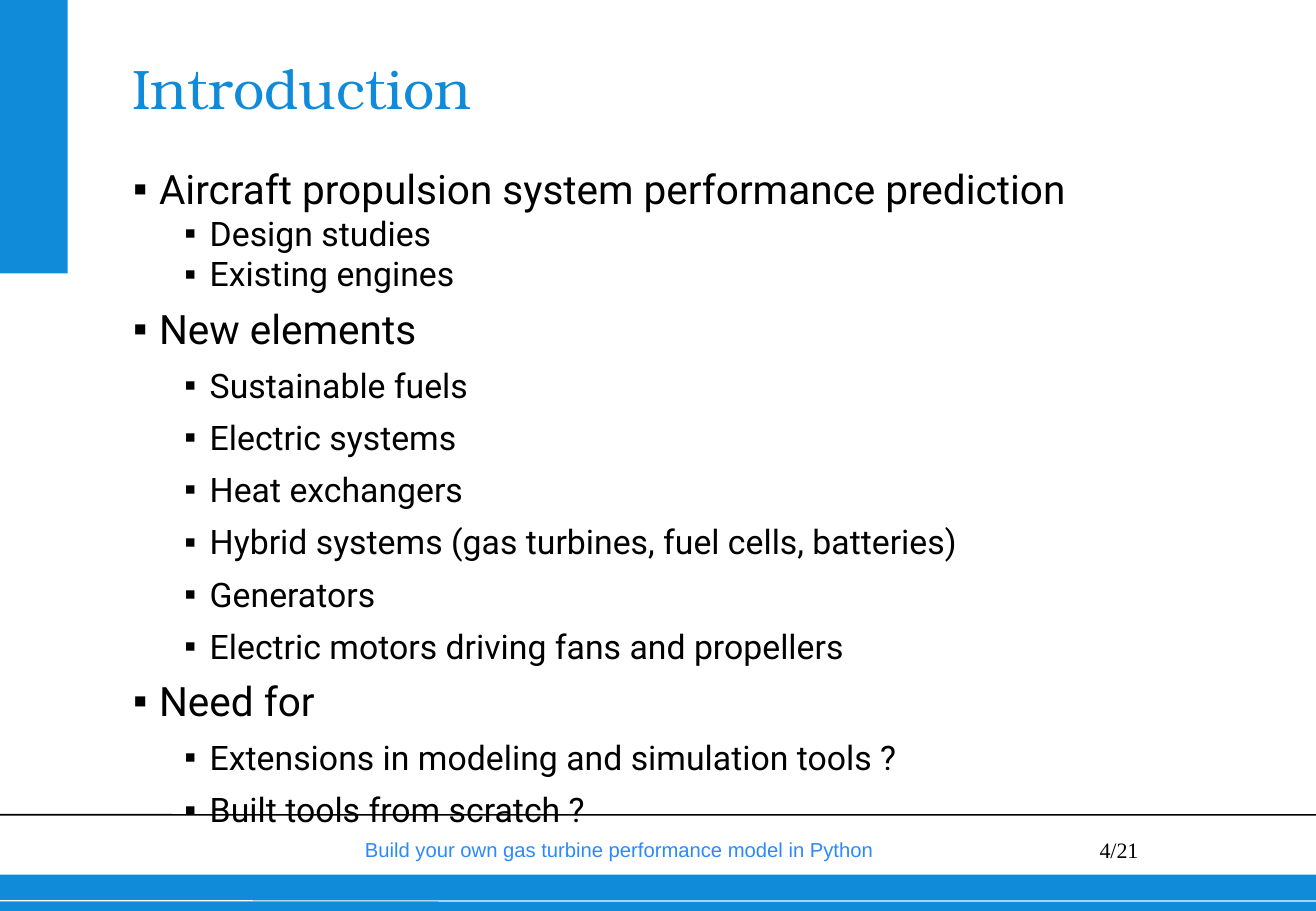
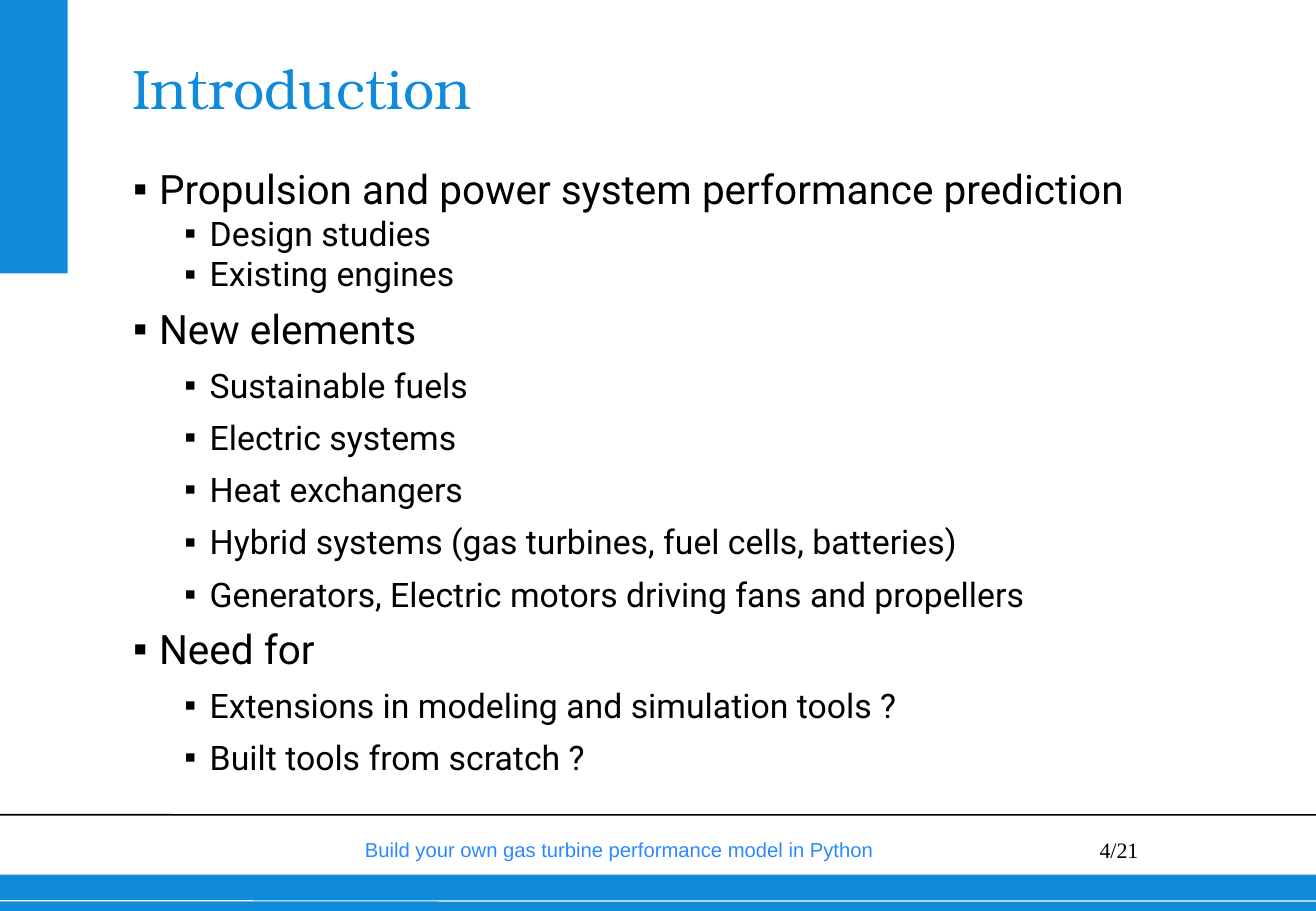
Before and after one commit to wvisser1958/GSPy, a slide deck: slide 4 of doc/Build your own gas turbine performance model from scratch.pptx. Drawn at 1316x911 pixels with LibreOffice and Linux fonts; fonts in the diff are those of the drawing; background and template pictures are left out. Boxes give left, top, right and bottom in pixels: in the first picture for what was removed or moved away, otherwise in the second. Text is boxed around its words. In the diff, an @@ line names an element or a change of style, - is before the commit and + after.

```diff
--- a/doc/Build your own gas turbine performance model from scratch.pptx
+++ b/doc/Build your own gas turbine performance model from scratch.pptx
@@ text at (159,173,1124,213): text changed @@
-▪ Aircraft propulsion system performance prediction
+▪ Propulsion and power system performance prediction
@@ text at (210,581,1023,614): text changed @@
-  ▪ Generators
-  ▪ Electric motors driving fans and propellers
+  ▪ Generators, Electric motors driving fans and propellers
```
Also in this commit, not shown: 5 other slides changed, 4 slides added.
